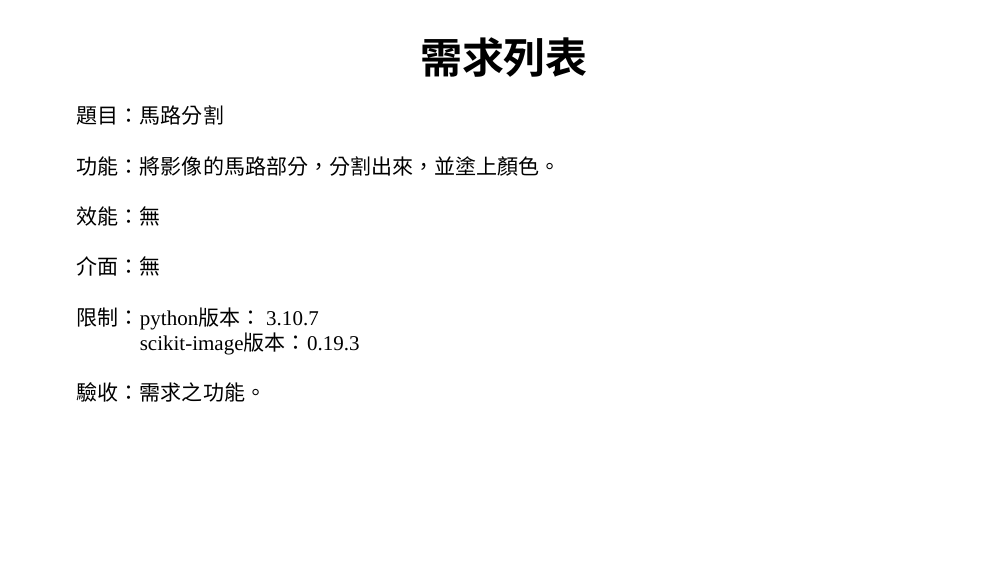
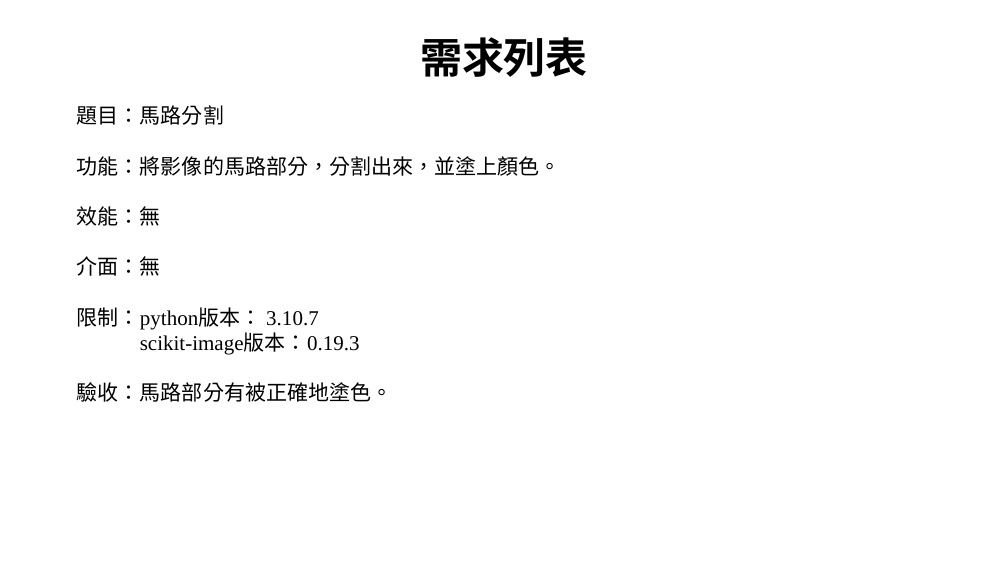
Before and after one commit to xup6tp6u4/Image-processing, a slide deck: slide 2 of 馬路分割_F112112136_林宸毅.pptx. Drawn at 1008x567 pixels with LibreOffice and Linux fonts; fonts in the diff are those of the drawing; background and template pictures are left out. Boxes give left, top, right and bottom in pixels: in the first picture for what was removed or moved away, otherwise in the second. Text is boxed around its words. In the diff, an @@ line names an element or a change of style, - is before the commit and + after.

```diff
--- a/馬路分割_F112112136_林宸毅.pptx
+++ b/馬路分割_F112112136_林宸毅.pptx
@@ text at [77,382,392,402]: text changed @@
-驗收：需求之功能。
+驗收：馬路部分有被正確地塗色。
```
Also in this commit, not shown: 7 other slides changed, 1 slide removed.
